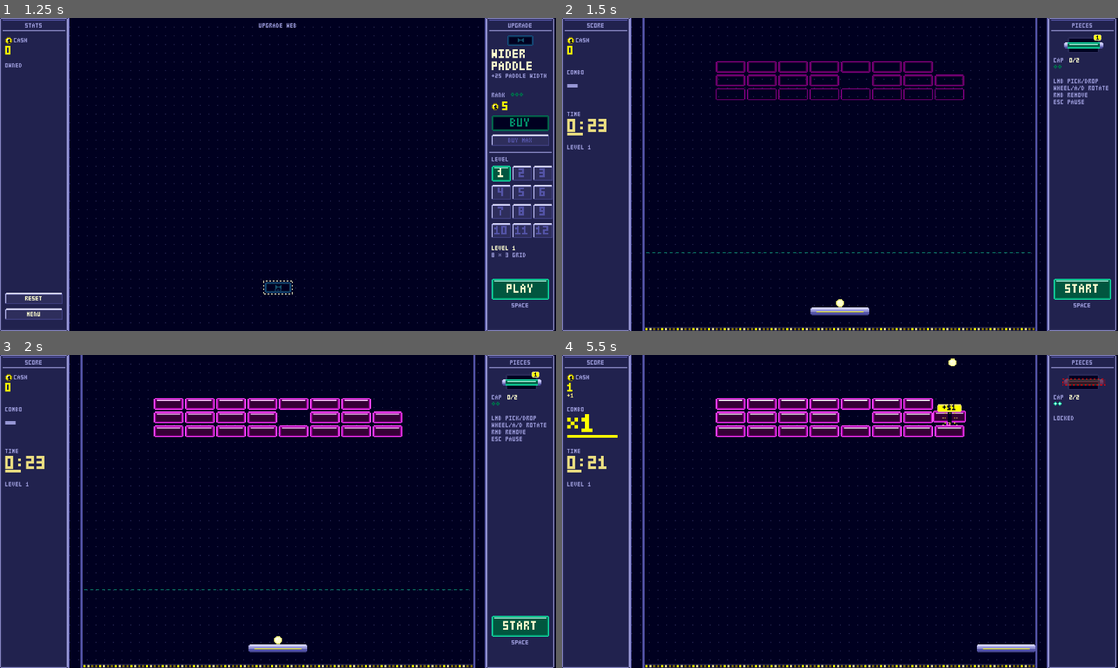
Above: before the commit, frames 1-4 (two rows, left to right).
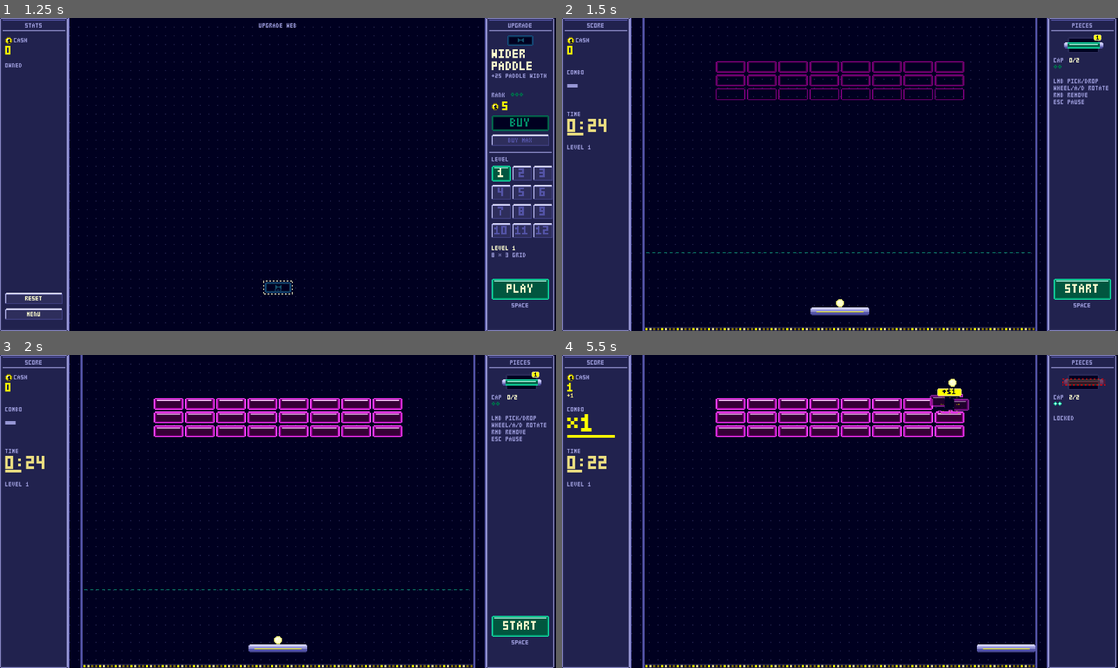
Above: after the commit, the same moments.

Repository: alpacaxander/breakin-cremental
Game: Godot game, scene res://src/main.tscn
Two runs of this game, one before a commit and one after it. Both use one fixed random seed, a clock stepped at 60 frames per second and the inputs below.
Inputs (mouse positions are in pixels of both pictures, inside the frame that each line leads up to):
- Up to frame 1 (1.25 s): click "PLAY" at 0.5 s
- Up to frame 2 (1.5 s): click "PLAY" at 1.25 s
- Up to frame 3 (2 s): no input
- Up to frame 4 (5.5 s): click "START" at 2 s; click "1" at 2.75 s; tap Enter at 3.5 s; move the mouse to (962, 495) at 3.52 s; hold Right 3.53-4.25 s; tap R at 3.6, 5.1 s; click (962, 495) at 3.67 s; tap Space at 3.77, 4.25 s; drag from (728, 527) to (812, 574) at 4.27 s; move the mouse to (895, 442) at 5.02 s; hold Right from 5.03 s (still down)

Frame 1 is identical in both runs. In frame 2, 0.2% of the frame differs, in the area x 3-73%, y 13-38%; in frame 3, 0.4%; in frame 4, 1.3%, in the area x 0-74%, y 1-38%.

Commit message:
Fill level 1: no holes
Co-Authored-By: Claude Fable 5.1 <noreply@anthropic.com>

Diff:
--- a/src/tuning.gd
+++ b/src/tuning.gd
@@ -33,7 +33,7 @@
 # skip: column indices left empty (room for a wall). time: round time scale, default 1. Fit at 960x720: cols <= 15, rows <= 16.
 # The ramp: each level puts more on screen and needs a bigger combo than the last (docs/ideas.md, Level design).
 const LEVELS := [
-	{shape = "grid", cols = 8, rows = 3, holes = 0.1, solid = 0, payout = 1, arena = Vector2(800, 640)},  # plain bricks only: what the player unlocks is all that shows
+	{shape = "grid", cols = 8, rows = 3, holes = 0, solid = 0, payout = 1, arena = Vector2(800, 640)},  # plain bricks only: what the player unlocks is all that shows
 	{shape = "triangle", cols = 15, rows = 7, holes = 0.1, solid = 0.12, payout = 2, jackpot = true, seq = true,
 		special = {multi = 0.08, multi3 = 0.03, shield = 0.04, cond = 0.04, timed = 0.04, cgate = 0.03, x2 = 0.03, x3 = 0.01, combo = 0.03, timer = 0.02, multiball = 0.02, speedup = 0.03, slowdown = 0.02, chain = 0.03, bomb = 0.02, bolt = 0.01, mystery = 0.02}},
 	{shape = "grid", cols = 15, rows = 7, holes = 0.08, solid = 0.1, payout = 3, jackpot = true, seq = true,
